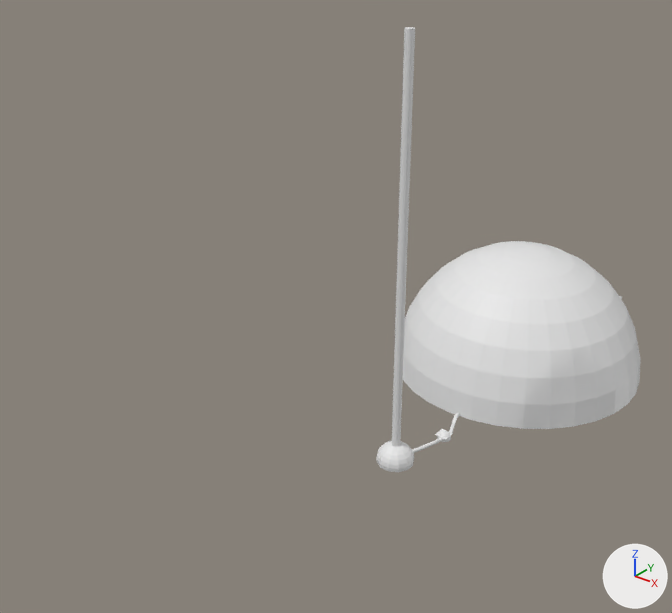
Two versions of the Blender file Assets/Molde_Área.blend, one commit apart.
The view is the same before and after, from a 50 mm lens placed at (460.0, -675.0, 574.0), pointed at (-79.0, -2.0, 156.0). Lighting does not change. The marker at lower right points along +X, +Y and +Z. The picture after the commit comes second.

In view in the first picture: 'Cúpula', 'Cúpula.001', 'Plane', 'Sphere', 'Torre', 'Túnel.001', 'Túnel.002'.
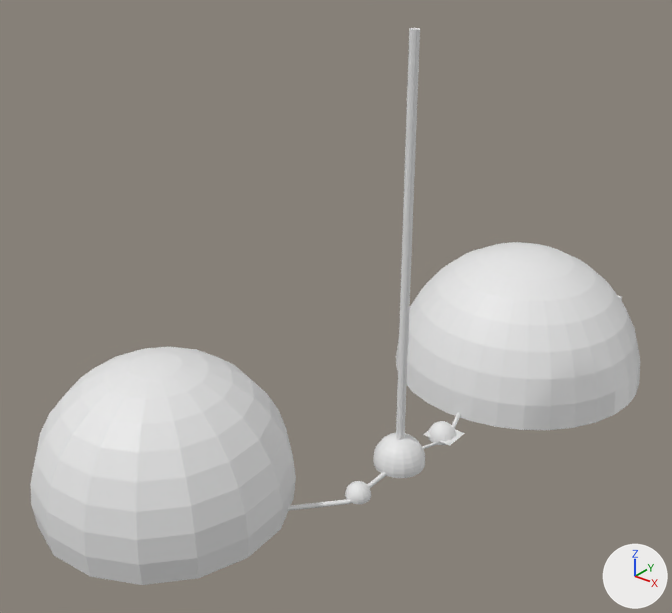
The change, as a diff of the scene's bpy script:
```diff
--- a/Assets/Molde_Área.blend.py
+++ b/Assets/Molde_Área.blend.py
@@ me_nurbspath_004 @@
-me_nurbspath_004.from_pydata(...)  # 112 vertices, 102 faces; spans x -37.4..-20.0, y 48.2..92.2, z -1.3..2.0
+me_nurbspath_004.from_pydata(...)  # 495 vertices, 433 faces; spans x -11.9..5.1, y -13.9..23.8, z 0.0..3.7
+# me_nurbspath_004 part 1: 495 vertices added at x -11.9..5.1, y -13.9..23.8, z 0.0..3.7
+# me_nurbspath_004 part 2: 112 vertices removed from x -37.4..-20.0, y 48.2..92.2, z -1.3..2.0
@@ ob_cúpula @@
-ob_cúpula = bpy.data.objects.new('Cúpula', me_sphere_002)
@@ ob_torre @@
 ob_torre = bpy.data.objects.new('Torre', me_cylinder)
-ob_torre.location = (0.0, 0.0, -1.0)
+ob_torre.location = (5.0, 0.0, -1.0)
 ob_torre.scale = (4.63, 4.63, 4.63)
@@ ob_cúpula_001 @@
-ob_cúpula_001 = bpy.data.objects.new('Cúpula.001', me_sphere_004)
@@ ob_plane @@
 ob_plane = bpy.data.objects.new('Plane', me_plane)
-ob_plane.location = (13.0, 62.0, -1.0)
+ob_plane.location = (13.0, 56.0, -1.0)
 ob_plane.rotation_euler = (0.0, 1.571, 0.0)  # degrees (0, 90, 0)
-ob_plane.scale = (1.23, 1.0, 1.0)
+ob_plane.scale = (1.25, 2.07, 1.01)
@@ ob_túnel_001 @@
-ob_túnel_001 = bpy.data.objects.new('Túnel.001', me_nurbspath_002)
@@ ob_túnel_002 @@
 ob_túnel_002 = bpy.data.objects.new('Túnel.002', me_nurbspath_004)
-ob_túnel_002.location = (39.0, 28.0, 0.0)
+ob_túnel_002.location = (14.0, 96.0, -2.0)
@@ ob_sphere @@
 ob_sphere = bpy.data.objects.new('Sphere', me_sphere)
-ob_sphere.location = (-5.0, 267.0, -2.0)
+ob_sphere.location = (-5.0, 267.0, -3.0)
 ob_sphere.rotation_euler = (0.0, 0.0, -0.117)  # degrees (0, 0, -6.7)
@@ ob_sphere_004 @@
+ob_sphere_004 = bpy.data.objects.new('Sphere.004', me_sphere_012)  # 290 vertices, 305 faces; spans x -1.0..1.0, y -1.07..0.93, z -0.17..1.02; modifiers BOOLEAN
+ob_sphere_004.location = (-144.0, -181.0, 20.0)
+ob_sphere_004.rotation_euler = (0.0, 0.0, 0.263)  # degrees (0, 0, 15)
+ob_sphere_004.scale = (128.0, 128.0, 128.0)
@@ ob_nurbspath_003 @@
+ob_nurbspath_003 = bpy.data.objects.new('NurbsPath.003', me_nurbspath_009)  # 342 vertices, 297 faces; spans x -42.6..1.8, y -50.2..-1.3, z 0.0..3.7
+ob_nurbspath_003.location = (5.0, -82.0, -2.0)
@@ ob_sphere_001 @@
+ob_sphere_001 = bpy.data.objects.new('Sphere.001', me_sphere_007)  # 290 vertices, 305 faces; spans x -1.0..1.0, y -1.07..0.93, z -0.17..1.02; modifiers BOOLEAN, BOOLEAN
+ob_sphere_001.location = (5.0, -71.0, 0.0)
+ob_sphere_001.rotation_euler = (0.0, 0.0, 0.263)  # degrees (0, 0, 15)
+ob_sphere_001.scale = (13.1, 13.1, 13.1)
@@ ob_nurbspath_001 @@
+ob_nurbspath_001 = bpy.data.objects.new('NurbsPath.001', me_nurbspath_006)  # 540 vertices, 473 faces; spans x -2.5..2.5, y -19.8..16.3, z -2.1..1.6
+ob_nurbspath_001.location = (5.0, -41.0, 0.0)
+ob_nurbspath_001.scale = (1.0, 0.931, 1.0)
@@ ob_nurbspath @@
+ob_nurbspath = bpy.data.objects.new('NurbsPath', me_nurbspath_005)  # 441 vertices, 385 faces; spans x -8.1..5.7, y -17.2..12.0, z -1.2..1.0
+ob_nurbspath.location = (12.0, 44.0, -1.0)
+ob_nurbspath.scale = (1.0, 1.0, 1.16)
@@ ob_sphere_003 @@
+ob_sphere_003 = bpy.data.objects.new('Sphere.003', me_sphere_011)  # 145 vertices, 145 faces; spans x -1.0..1.0, y -1.0..1.0, z -0.2..1.0; modifiers BOOLEAN, BOOLEAN
+ob_sphere_003.location = (14.0, 69.0, 1.0)
+ob_sphere_003.scale = (15.3, 15.3, 15.3)
@@ ob_sphere_002 @@
+ob_sphere_002 = bpy.data.objects.new('Sphere.002', me_sphere_009)  # 145 vertices, 144 faces; spans x -0.91..1.09, y -0.85..1.15, z -0.37..0.82; modifiers BOOLEAN, BOOLEAN
+ob_sphere_002.location = (2.0, -4.0, 8.0)
+ob_sphere_002.scale = (27.5, 27.5, 27.5)
```

Changed parts and their boxes (x1, y1, x2, y2) in the pictures (672 x 613 px):
'Sphere.004', added
    after: (30, 347, 296, 585)
'Sphere', reshaped, moved
    before: (403, 241, 640, 429)
    after: (396, 242, 640, 430)
'Torre', moved
    before: (392, 27, 415, 447)
    after: (396, 28, 420, 440)
'Sphere.002', added
    after: (373, 433, 425, 478)
'Cúpula', deleted
    before: (376, 441, 414, 472)
'Sphere.001', added
    after: (345, 481, 371, 504)
'Sphere.003', added
    after: (428, 421, 456, 445)
'NurbsPath.003', added
    after: (289, 499, 352, 510)
'Plane', moved, rescaled
    before: (435, 429, 453, 440)
    after: (423, 430, 465, 446)
'Túnel.001', deleted
    before: (412, 438, 441, 453)
'Cúpula.001', deleted
    before: (437, 430, 451, 442)
'NurbsPath.001', added
    after: (367, 472, 386, 488)
'Túnel.002', reshaped, moved
    before: (448, 413, 460, 433)
    after: (452, 413, 461, 429)
'NurbsPath', added
    after: (422, 442, 437, 449)
part 1 of me_nurbspath_004, added
    after: (452, 413, 461, 429)
part 2 of me_nurbspath_004, deleted
    before: (448, 413, 460, 433)
